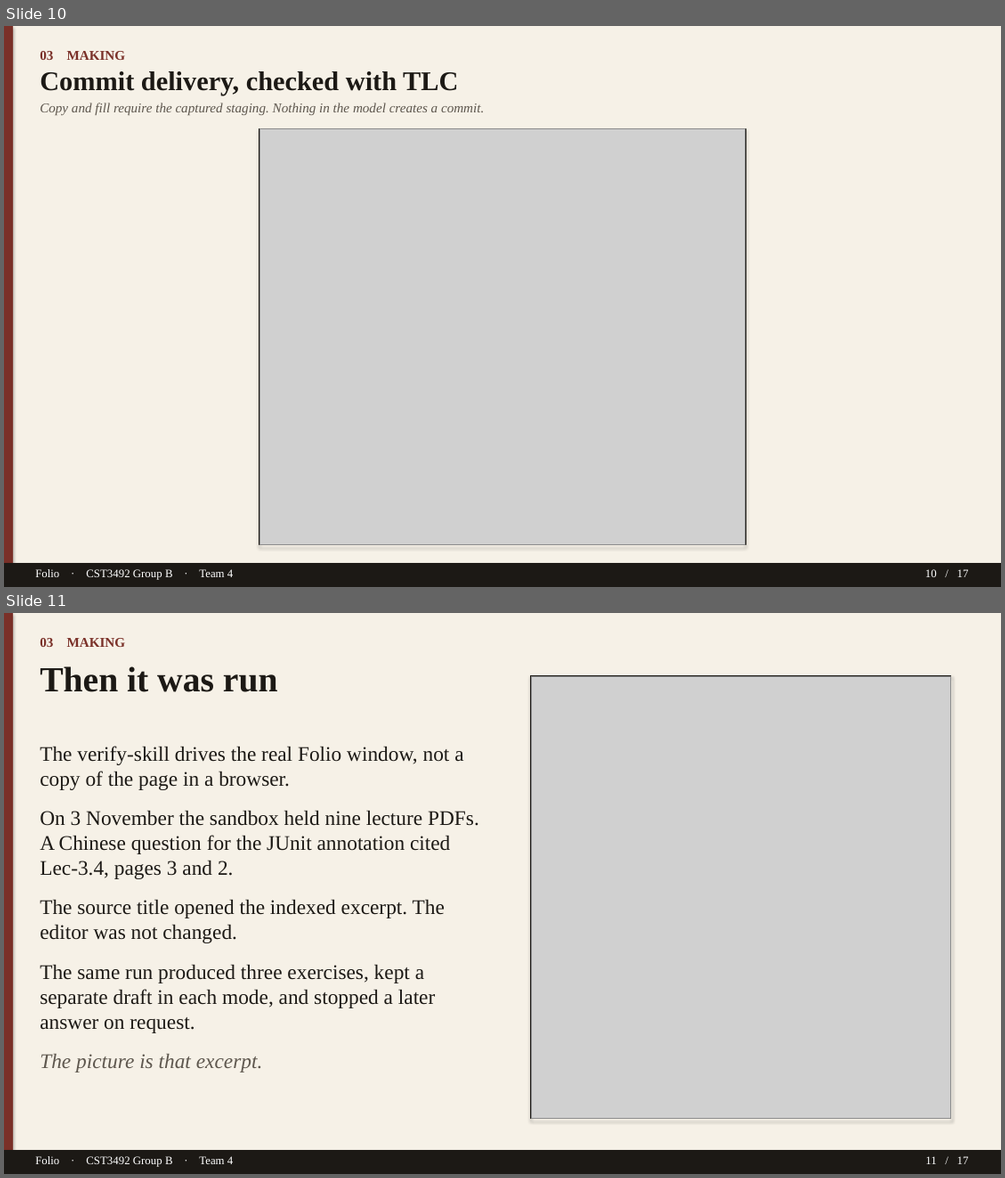
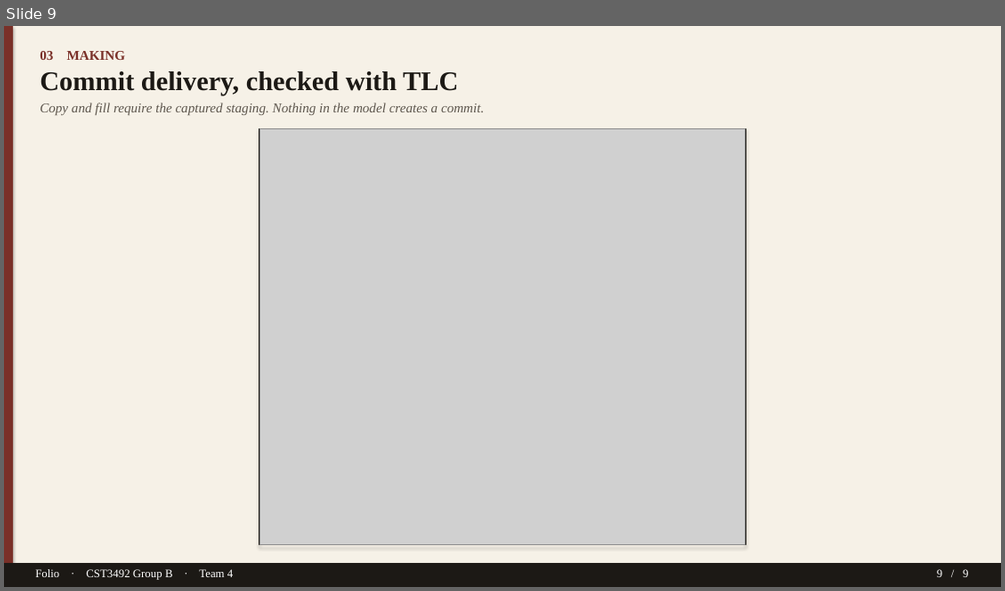
Before and after one commit to TTAWDTT/folio, a slide deck: submission/documents/Folio-GroupB-Team4-Slides.pptx. Shown one above the other, each under a label of ours: slides 10 and 11 before the commit, slide 9 after it. The pictures are 1005x1178 and 1005x591 pixels, drawn with LibreOffice and Linux fonts; fonts in the diff are those of the drawing; grey boxes stand for pictures. Boxes give left, top, right and bottom in pixels: in the first picture for what was removed or moved away, otherwise in the second. Text is boxed around its words. In the diff, an @@ line names an element or a change of style, - is before the commit and + after.

```diff
--- a/submission/documents/Folio-GroupB-Team4-Slides.pptx
+++ b/submission/documents/Folio-GroupB-Team4-Slides.pptx
@@ slide 11 removed at (4,613,1001,1174), background #FFFFFF @@
@@ rectangle removed at (4,613,1001,1174) @@
@@ rectangle removed at (4,613,13,1174) @@
@@ text removed at (40,638,126,647) @@
-03 MAKING
@@ text removed at (40,666,278,692) @@
-Then it was run
@@ rectangle removed at (531,676,951,1119) @@
@@ picture removed at (531,676,951,1118) @@
@@ text removed at (40,746,479,1072) @@
-The verify-skill drives the real Folio window, not a copy of the page in a browser.
-On 3 November the sandbox held nine lecture PDFs. A Chinese question for the JUnit annotation cited Lec-3.4, pages 3 and 2.
-The source title opened the indexed excerpt. The editor was not changed.
-The same run produced three exercises, kept a separate draft in each mode, and stopped a later answer on request.
-The picture is that excerpt.
@@ rectangle removed at (4,1150,1001,1174) @@
@@ text removed at (35,1156,233,1167) @@
-Folio · CST3492 Group B · Team 4
@@ text removed at (925,1156,969,1164) @@
-11 / 17
@@ what was slide 10 is now slide 9 @@
@@ slide 9 changed as well @@
@@ text at (937,569,968,577): text changed @@
-10 / 17
+9 / 9
```
Also in this commit, not shown: 8 other slides changed, 7 other slides removed, 5 other files.
